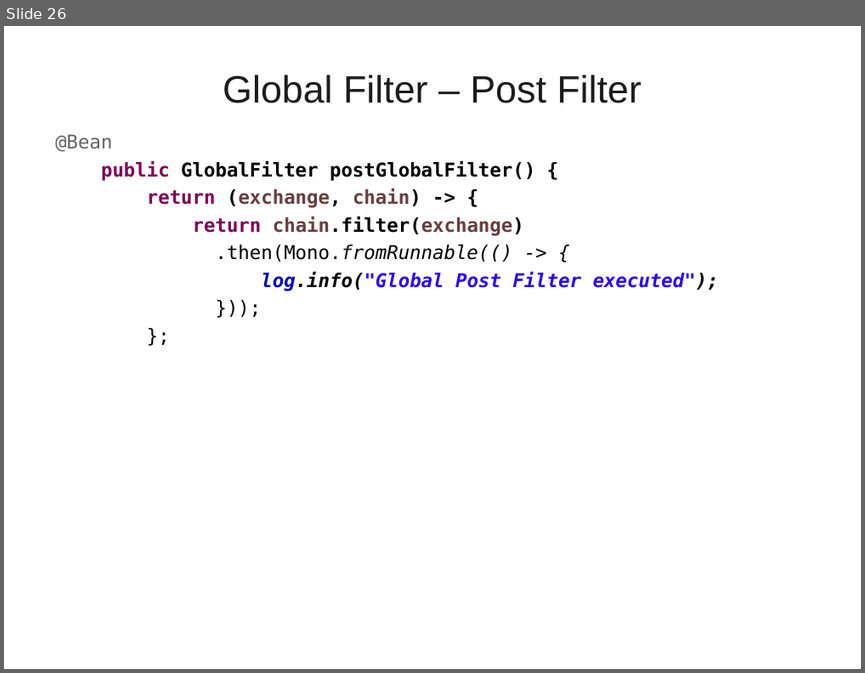
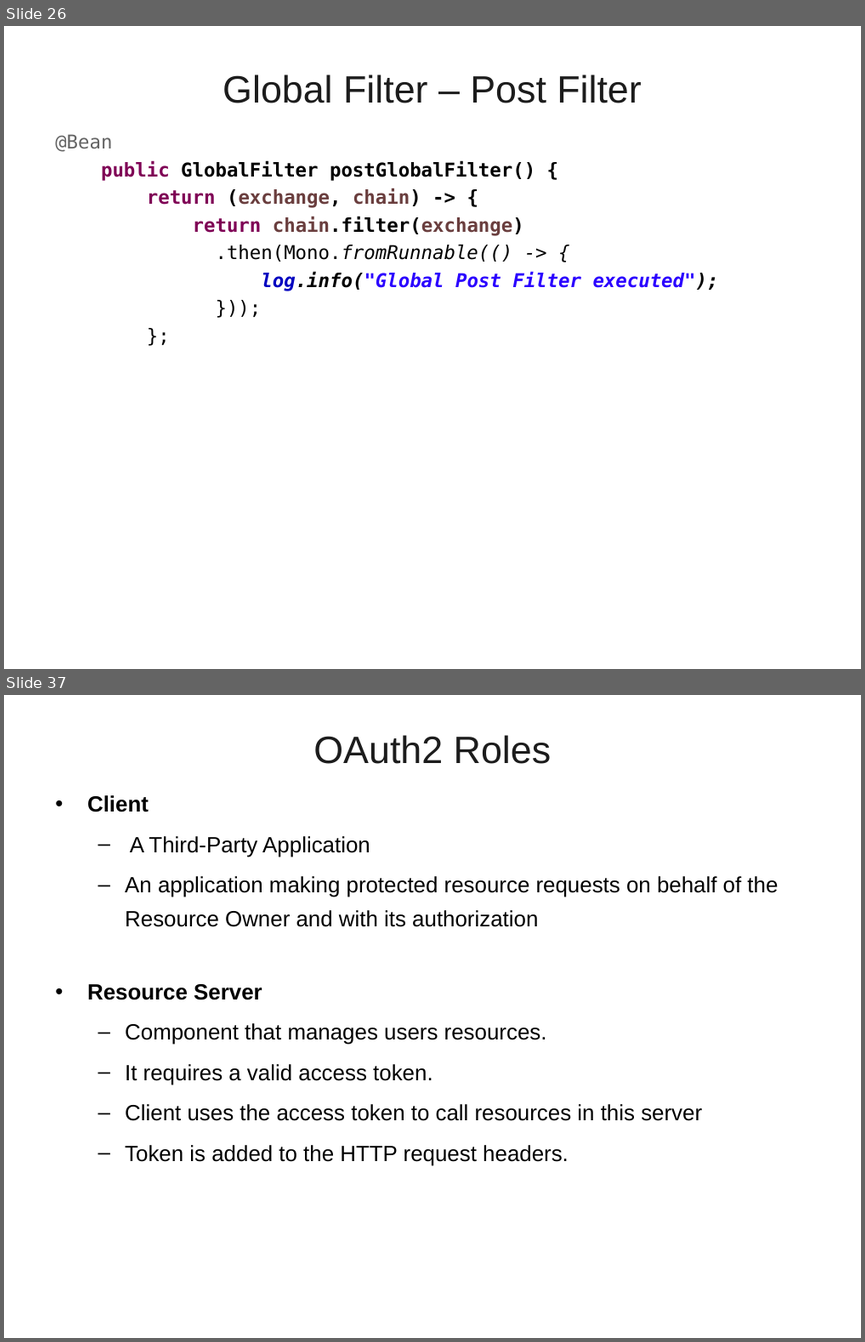
Before and after one commit to vatsanTraining/freshers_dec_2021, a slide deck: MicroService_Module_2.ppt. Shown one above the other, each under a label of ours: slide 26 before the commit, slides 26 and 37 after it; the slides between them are not shown. The pictures are 865x673 and 865x1342 pixels, drawn with LibreOffice and Linux fonts; fonts in the diff are those of the drawing; background and template pictures are left out. Boxes give left, top, right and bottom in pixels: in the first picture for what was removed or moved away, otherwise in the second. Text is boxed around its words. In the diff, an @@ line names an element or a change of style, - is before the commit and + after.

```diff
--- a/MicroService_Module_2.ppt
+++ b/MicroService_Module_2.ppt
@@ slide 37 added at bbox=[4, 695, 861, 1338], background picture (left out) @@
@@ title added at bbox=[313, 735, 551, 764], 32 pt, text #1C1C1C @@
+OAuth2 Roles
@@ text added at bbox=[87, 795, 778, 1166], 18.5 pt, text #000000 @@
+• Client
+  – A Third-Party Application
+  – An application making protected resource requests on behalf of the Resource Owner and with its authorization
+• Resource Server
+  – Component that manages users resources.
+  – It requires a valid access token.
+  – Client uses the access token to call resources in this server
+  – Token is added to the HTTP request headers.
```
Also in this commit, not shown: 44 other slides added.
